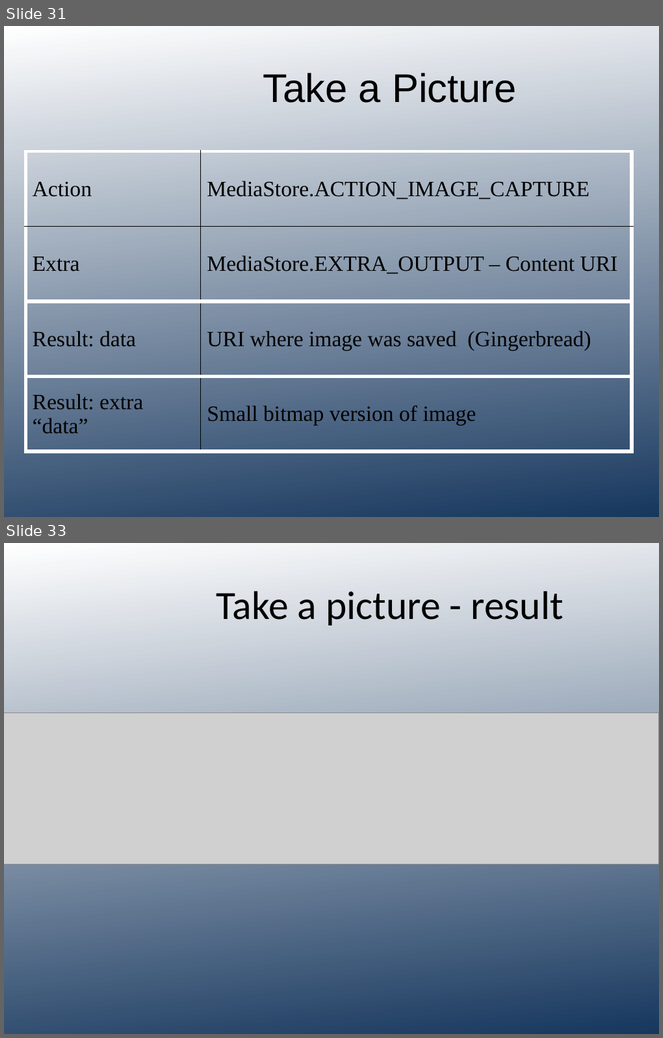
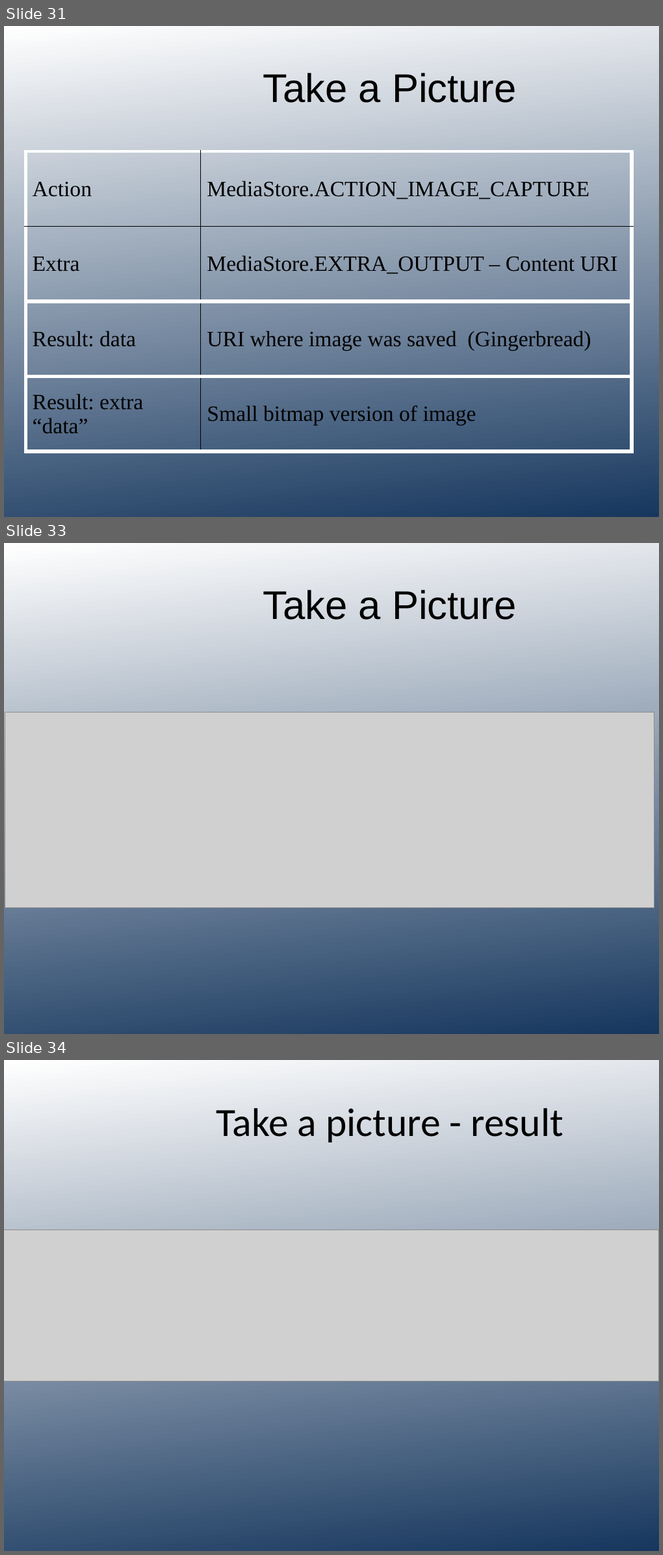
Before and after one commit to jessitron/Tronsmit, a slide deck: presentations/DODN-Intents.pptx. Shown one above the other, each under a label of ours: slides 31 and 33 before the commit, slides 31, 33 and 34 after it; the slides between them are not shown. The pictures are 663x1038 and 663x1555 pixels, drawn with LibreOffice and Linux fonts; fonts in the diff are those of the drawing; grey boxes stand for pictures; background and template pictures are left out. Boxes give left, top, right and bottom in pixels: in the first picture for what was removed or moved away, otherwise in the second. Text is boxed around its words. In the diff, an @@ line names an element or a change of style, - is before the commit and + after.

```diff
--- a/presentations/DODN-Intents.pptx
+++ b/presentations/DODN-Intents.pptx
@@ slide 33 added at (4, 543, 659, 1034), background gradient #17375E to #FFFFFF @@
@@ title added at (263, 590, 517, 620), 44 pt, text #000000 @@
+Take a Picture
@@ picture added at (5, 712, 655, 908) @@
@@ what was slide 33 is now slide 34 @@
```
Also in this commit, not shown: 7 slides changed, 1 other file.
